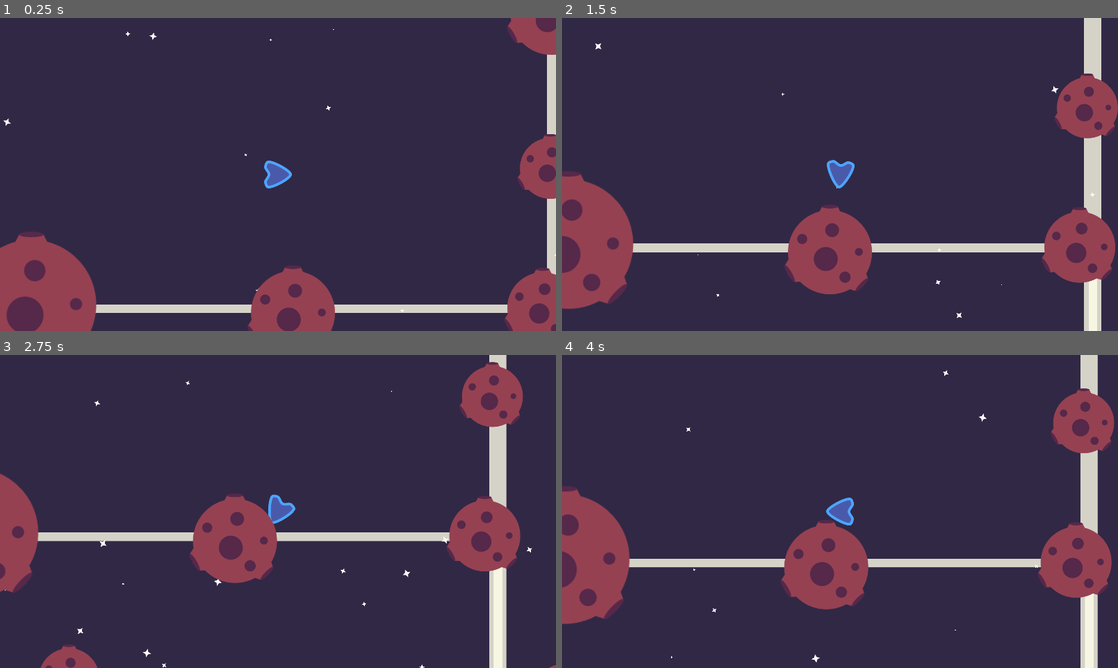
Above: before the commit, frames 1-4 (two rows, left to right).
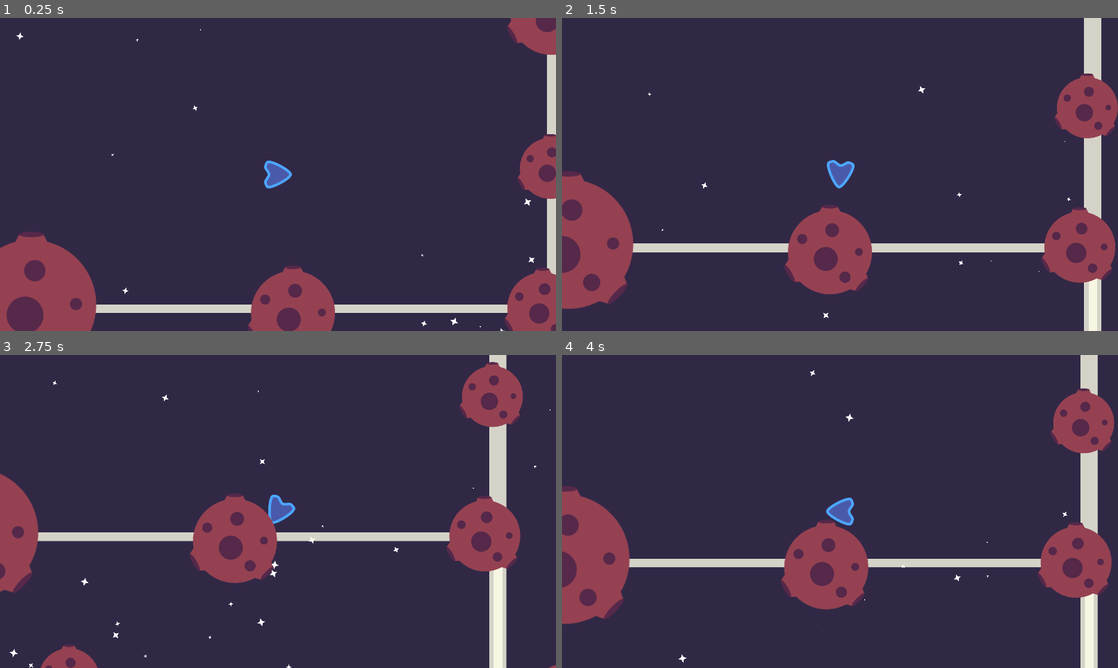
Above: after the commit, the same moments.

Repository: gdquest-demos/godot-mini-tuts-demos
Game: Godot game, scene res://AnchorCameraDemo.tscn
Two runs of this game, one before a commit and one after it. Both use one fixed random seed, a clock stepped at 60 frames per second and the inputs below.
Inputs:
- Up to frame 1 (0.25 s): no input
- Up to frame 2 (1.5 s): hold D (right) 0.53-1.28 s; hold Space (move) 0.53-1.28 s; hold A (left) from 1.28 s (still down); tap Space (move) at 1.35 s
- Up to frame 3 (2.75 s): release A (left) at 2.03 s; hold D (right) from 2.03 s (still down); hold Space (move) from 2.03 s (still down)
- Up to frame 4 (4 s): release Space (move) at 2.78 s; tap Space (move) at 2.85 s; release D (right) at 3.53 s; hold A (left) from 3.53 s (still down); hold Space (move) from 3.53 s (still down)

The runs differ from the first frame. In frame 1, 0.1% of the frame differs, in the area x 0-100%, y 3-100%; in frame 2, 0.1%; in frame 3, 0.3%, in the area x 0-99%, y 8-100%; in frame 4, 0.1%.

Commit message:
Added boss to justify changing the camera anchor

Diff:
--- /dev/null
+++ b/2d/anchor-camera/Actors/Boss.tscn
@@ -0,0 +1,31 @@
+[gd_scene load_steps=3 format=2]
+
+[ext_resource path="res://Actors/boss.png" type="Texture" id=1]
+
+[sub_resource type="Animation" id=1]
+resource_name = "IDLE"
+length = 2.0
+loop = true
+tracks/0/type = "value"
+tracks/0/path = NodePath(".:position")
+tracks/0/interp = 1
+tracks/0/loop_wrap = true
+tracks/0/imported = false
+tracks/0/enabled = true
+tracks/0/keys = {
+"times": PoolRealArray( 0, 1, 2 ),
+"transitions": PoolRealArray( 1, 2.54912, 1 ),
+"update": 0,
+"values": [ Vector2( 0, 0 ), Vector2( 0, -100 ), Vector2( 0, 0 ) ]
+}
+
+[node name="Boss" type="Node2D"]
+
+[node name="Sprite" type="Sprite" parent="."]
+position = Vector2( 3420.26, 600.437 )
+scale = Vector2( 1.34199, 1.34199 )
+texture = ExtResource( 1 )
+
+[node name="AnimationPlayer" type="AnimationPlayer" parent="."]
+autoplay = "IDLE"
+anims/IDLE = SubResource( 1 )
--- a/2d/anchor-camera/AnchorCameraDemo.tscn
+++ b/2d/anchor-camera/AnchorCameraDemo.tscn
@@ -1,14 +1,19 @@
-[gd_scene load_steps=5 format=2]
+[gd_scene load_steps=6 format=2]
 
 [ext_resource path="res://Actors/Player.tscn" type="PackedScene" id=1]
 [ext_resource path="res://Level/Obstacle.tscn" type="PackedScene" id=2]
 [ext_resource path="res://Level/StarField.tscn" type="PackedScene" id=3]
+[ext_resource path="res://Actors/Boss.tscn" type="PackedScene" id=4]
 [ext_resource path="res://Level/Anchor.tscn" type="PackedScene" id=6]
 
 [node name="AnchorCameraDemo" type="Node2D"]
 
 [node name="StarField" parent="." instance=ExtResource( 3 )]
-position = Vector2( 960, 540 )
+position = Vector2( 1080, 540 )
+amount = 60
+
+[node name="StarField2" parent="." instance=ExtResource( 3 )]
+position = Vector2( 500, 540 )
 amount = 60
 
 [node name="Anchors" type="Node" parent="."]
@@ -28,10 +33,6 @@
 [node name="Obstacle" parent="Obstacles" instance=ExtResource( 2 )]
 position = Vector2( 940.197, -21.8047 )
 
-[node name="Obstacle2" parent="Obstacles" instance=ExtResource( 2 )]
-position = Vector2( 3100.66, -361.868 )
-scale = Vector2( 1.37922, 1.37922 )
-
 [node name="Obstacle3" parent="Obstacles" instance=ExtResource( 2 )]
 position = Vector2( 1219.47, -374.206 )
 scale = Vector2( 0.658088, 0.658088 )
@@ -40,16 +41,12 @@
 position = Vector2( 4770.51, 1569.34 )
 scale = Vector2( 1.37922, 1.37922 )
 
-[node name="Obstacle25" parent="Obstacles" instance=ExtResource( 2 )]
-position = Vector2( 2939.07, -56.9632 )
-scale = Vector2( 0.658088, 0.658088 )
-
 [node name="Obstacle4" parent="Obstacles" instance=ExtResource( 2 )]
 position = Vector2( -852.097, 447.785 )
 scale = Vector2( 2.12399, 2.12399 )
 
 [node name="Obstacle5" parent="Obstacles" instance=ExtResource( 2 )]
-position = Vector2( 2239.39, 526.67 )
+position = Vector2( 4469.5, 1280.37 )
 scale = Vector2( 1.11608, 1.11608 )
 
 [node name="Obstacle9" parent="Obstacles" instance=ExtResource( 2 )]
@@ -58,18 +55,6 @@
 
 [node name="Obstacle6" parent="Obstacles" instance=ExtResource( 2 )]
 position = Vector2( 943.749, -554.917 )
-scale = Vector2( 1.34434, 1.34434 )
-
-[node name="Obstacle24" parent="Obstacles" instance=ExtResource( 2 )]
-position = Vector2( 3729.71, 321.185 )
-scale = Vector2( 1.11608, 1.11608 )
-
-[node name="Obstacle23" parent="Obstacles" instance=ExtResource( 2 )]
-position = Vector2( 3524.03, -45.3722 )
-scale = Vector2( 0.931936, 0.931936 )
-
-[node name="Obstacle22" parent="Obstacles" instance=ExtResource( 2 )]
-position = Vector2( 4201.61, 681.429 )
 scale = Vector2( 1.34434, 1.34434 )
 
 [node name="Obstacle7" parent="Obstacles" instance=ExtResource( 2 )]
@@ -81,14 +66,7 @@
 scale = Vector2( 1.16435, 1.16435 )
 
 [node name="Obstacle8" parent="Obstacles" instance=ExtResource( 2 )]
-position = Vector2( 1533.03, 215.883 )
-
-[node name="Obstacle21" parent="Obstacles" instance=ExtResource( 2 )]
-position = Vector2( 4203.03, 1286.63 )
-scale = Vector2( 1.16435, 1.16435 )
-
-[node name="Obstacle20" parent="Obstacles" instance=ExtResource( 2 )]
-position = Vector2( 4343.15, -207.529 )
+position = Vector2( 4392.94, -166.127 )
 
 [node name="Obstacle18" parent="Obstacles" instance=ExtResource( 2 )]
 position = Vector2( 1186.42, 1006.53 )
@@ -98,7 +76,7 @@
 scale = Vector2( 1.37922, 1.37922 )
 
 [node name="Obstacle16" parent="Obstacles" instance=ExtResource( 2 )]
-position = Vector2( 1883.88, 910.089 )
+position = Vector2( 1661.9, 1312.75 )
 scale = Vector2( 0.658088, 0.658088 )
 
 [node name="Obstacle15" parent="Obstacles" instance=ExtResource( 2 )]
@@ -106,12 +84,8 @@
 scale = Vector2( 2.12399, 2.12399 )
 
 [node name="Obstacle14" parent="Obstacles" instance=ExtResource( 2 )]
-position = Vector2( 2674.52, 1288.24 )
+position = Vector2( 2029.23, 369.351 )
 scale = Vector2( 1.11608, 1.11608 )
-
-[node name="Obstacle13" parent="Obstacles" instance=ExtResource( 2 )]
-position = Vector2( 3369.56, 976.476 )
-scale = Vector2( 0.931936, 0.931936 )
 
 [node name="Obstacle12" parent="Obstacles" instance=ExtResource( 2 )]
 position = Vector2( 978.181, 1590.08 )
@@ -124,4 +98,6 @@
 [node name="Obstacle10" parent="Obstacles" instance=ExtResource( 2 )]
 position = Vector2( -521.84, 952.211 )
 
+[node name="Boss" parent="." instance=ExtResource( 4 )]
+
 [editable path="Player"]
Binary file added: 2d/anchor-camera/Actors/boss.png
Not shown, added: 2d/anchor-camera/Actors/boss.png.import
